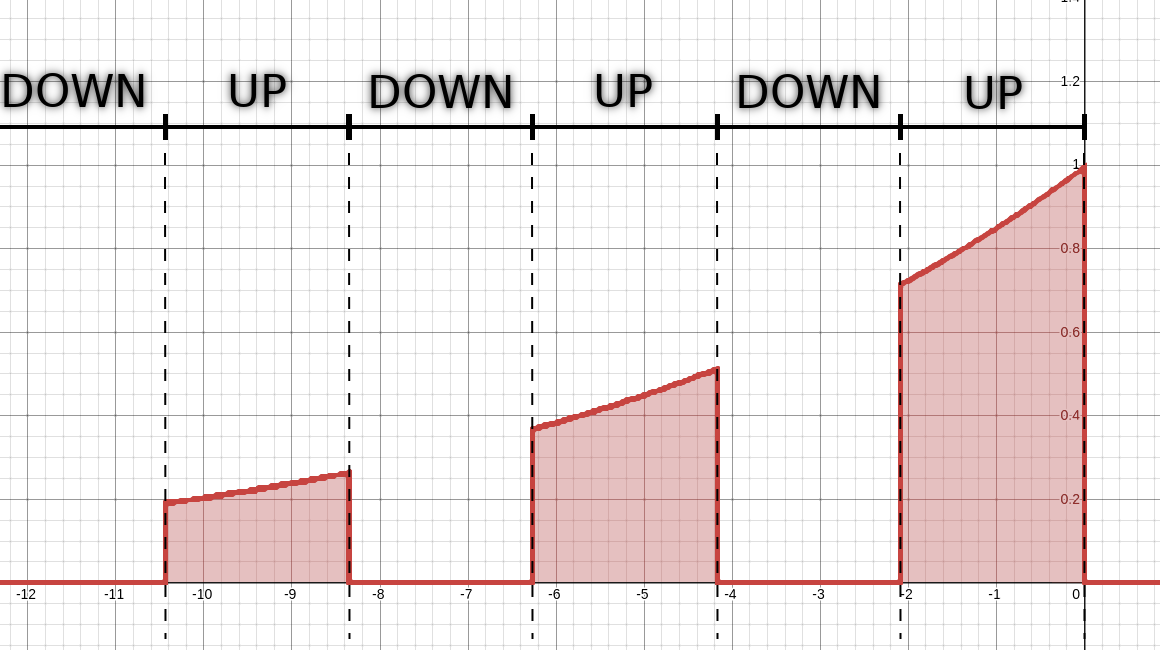
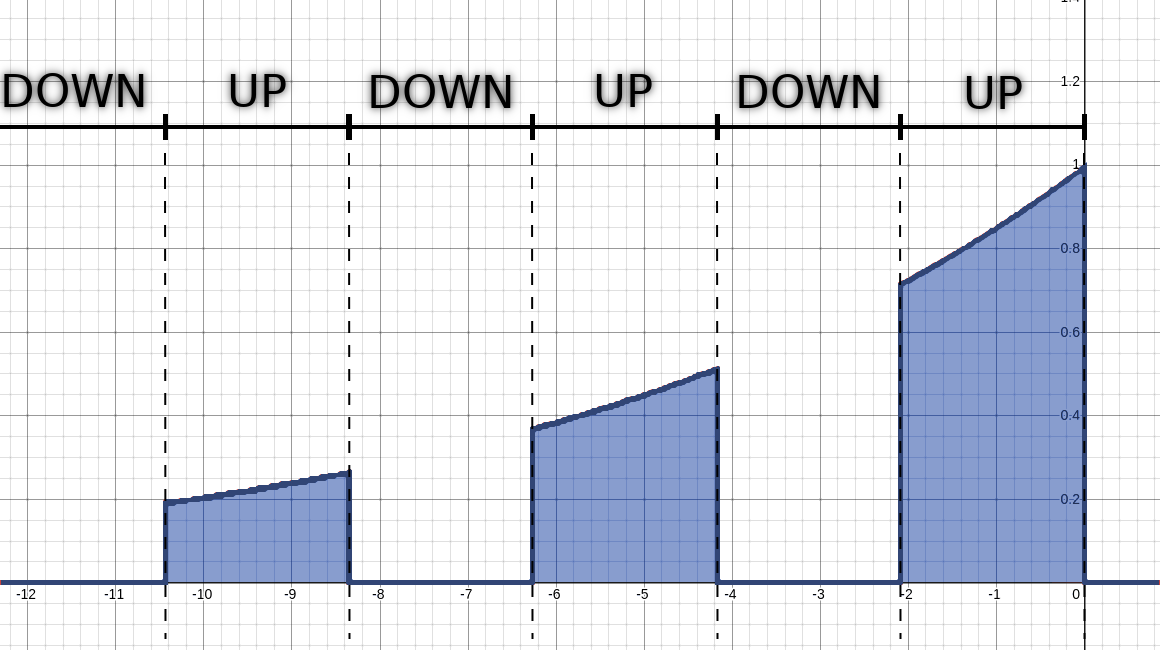
Before/after of a 1160x650 layered artwork. What changed in the layer stack:
added layer "Visible #2" above "Visible #1" over box(1, 1, 1159, 598)
painted on "Visible #1" over box(1, 1, 1159, 598)
